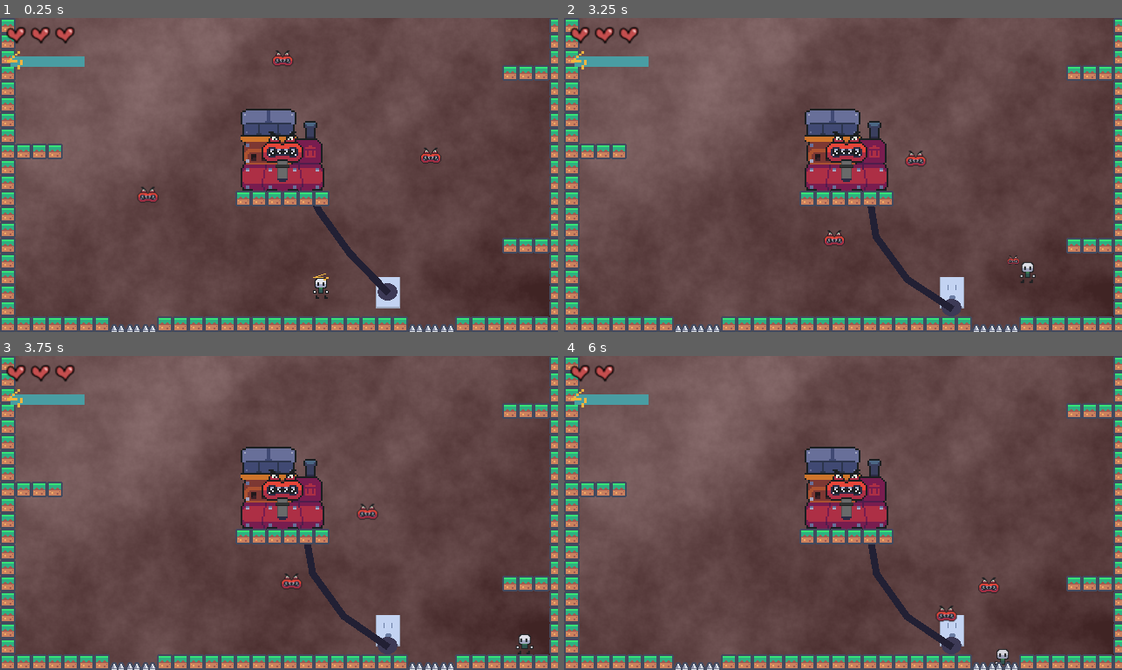
Above: before the commit, frames 1-4 (two rows, left to right).
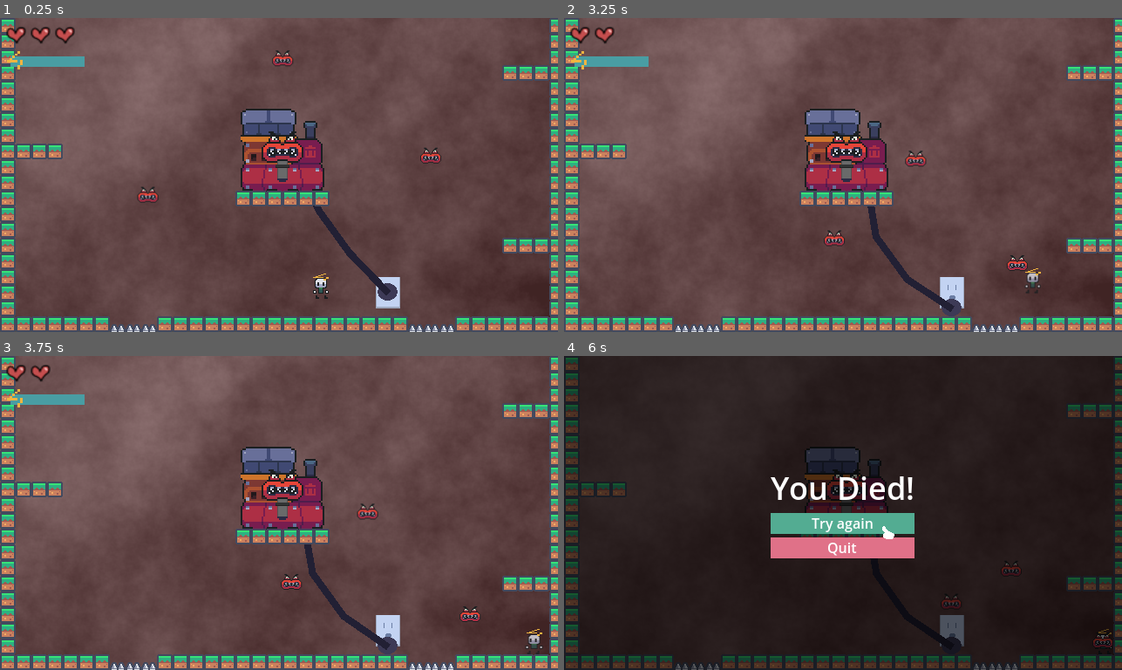
Above: after the commit, the same moments.

Repository: snootyjerk/Boss-Rush-Jam
Game: Godot game, scene res://main.tscn
The game is run twice, just before and just after one commit, with the same random seed, the same clock (stepped at 60 frames per second) and the same inputs.
Inputs:
- Up to frame 1 (0.25 s): no input
- Up to frame 2 (3.25 s): hold Right (right) 0.53-2.03 s; tap Space (jump) at 0.77, 1.52, 3.02 s; hold Left (left) 2.03-2.78 s; hold Right (right) from 2.78 s (still down)
- Up to frame 3 (3.75 s): keep holding Right (right)
- Up to frame 4 (6 s): tap Space (jump) at 3.77, 4.52 s; release Right (right) at 4.28 s; hold Left (left) 4.28-5.03 s; hold Right (right) 5.03-5.78 s; hold Left (left) from 5.78 s (still down)

Frame 1 is identical in both runs. In frame 2, 0.4% of the frame differs, in the area x 9-86%, y 2-88%; in frame 3, 0.5%; in frame 4, 99%, in the area x 0-100%, y 0-100%.

Commit message:
fix issue where hitbox stays active always

Diff:
--- a/Enemies/enemy_death.tscn
+++ b/Enemies/enemy_death.tscn
@@ -2,6 +2,33 @@
 
 [ext_resource type="Script" path="res://Enemies/enemy_death.gd" id="1_4vyla"]
 [ext_resource type="Texture2D" uid="uid://dy00dfrvlhb67" path="res://Sprite Sheets/Vaccum_Head.png" id="1_tc1d7"]
+
+[sub_resource type="Animation" id="Animation_2yevu"]
+length = 0.001
+tracks/0/type = "value"
+tracks/0/imported = false
+tracks/0/enabled = true
+tracks/0/path = NodePath("Sprite2D:scale")
+tracks/0/interp = 1
+tracks/0/loop_wrap = true
+tracks/0/keys = {
+"times": PackedFloat32Array(0),
+"transitions": PackedFloat32Array(1),
+"update": 0,
+"values": [Vector2(1, 1)]
+}
+tracks/1/type = "value"
+tracks/1/imported = false
+tracks/1/enabled = true
+tracks/1/path = NodePath("Sprite2D:modulate")
+tracks/1/interp = 1
+tracks/1/loop_wrap = true
+tracks/1/keys = {
+"times": PackedFloat32Array(0),
+"transitions": PackedFloat32Array(1),
+"update": 0,
+"values": [Color(1, 1, 1, 1)]
+}
 
 [sub_resource type="Animation" id="Animation_482oa"]
 resource_name = "death"
@@ -31,33 +58,6 @@
 "values": [Color(1, 1, 1, 1), Color(1, 1, 1, 0.439216)]
 }
 
-[sub_resource type="Animation" id="Animation_2yevu"]
-length = 0.001
-tracks/0/type = "value"
-tracks/0/imported = false
-tracks/0/enabled = true
-tracks/0/path = NodePath("Sprite2D:scale")
-tracks/0/interp = 1
-tracks/0/loop_wrap = true
-tracks/0/keys = {
-"times": PackedFloat32Array(0),
-"transitions": PackedFloat32Array(1),
-"update": 0,
-"values": [Vector2(1, 1)]
-}
-tracks/1/type = "value"
-tracks/1/imported = false
-tracks/1/enabled = true
-tracks/1/path = NodePath("Sprite2D:modulate")
-tracks/1/interp = 1
-tracks/1/loop_wrap = true
-tracks/1/keys = {
-"times": PackedFloat32Array(0),
-"transitions": PackedFloat32Array(1),
-"update": 0,
-"values": [Color(1, 1, 1, 1)]
-}
-
 [sub_resource type="AnimationLibrary" id="AnimationLibrary_8s4ye"]
 _data = {
 "RESET": SubResource("Animation_2yevu"),
--- a/Player/player_controller.gd
+++ b/Player/player_controller.gd
@@ -27,7 +27,7 @@
 var _is_flying = false:
 	set(flying):
 		_is_flying = flying
-		attack_hitbox.visible = flying
+		attack_hitbox.set_enabled(flying)
 var _current_energy = _max_energy:
 	set(energy):
 		_current_energy = energy
--- a/Player/player_hitbox.gd
+++ b/Player/player_hitbox.gd
@@ -5,3 +5,7 @@
 
 func _on_body_entered(body: Node2D) -> void:
 	body.take_damage()
+
+
+func set_enabled(enabled: bool):
+	set_collision_mask_value(Constants.Layers.enemy, enabled)
--- a/constants.gd
+++ b/constants.gd
@@ -4,6 +4,8 @@
 static var Layers = {
 	walls = 1,
 	player = 5,
+	player_hurt = 6,
+	enemy = 7,
 }
 
 
